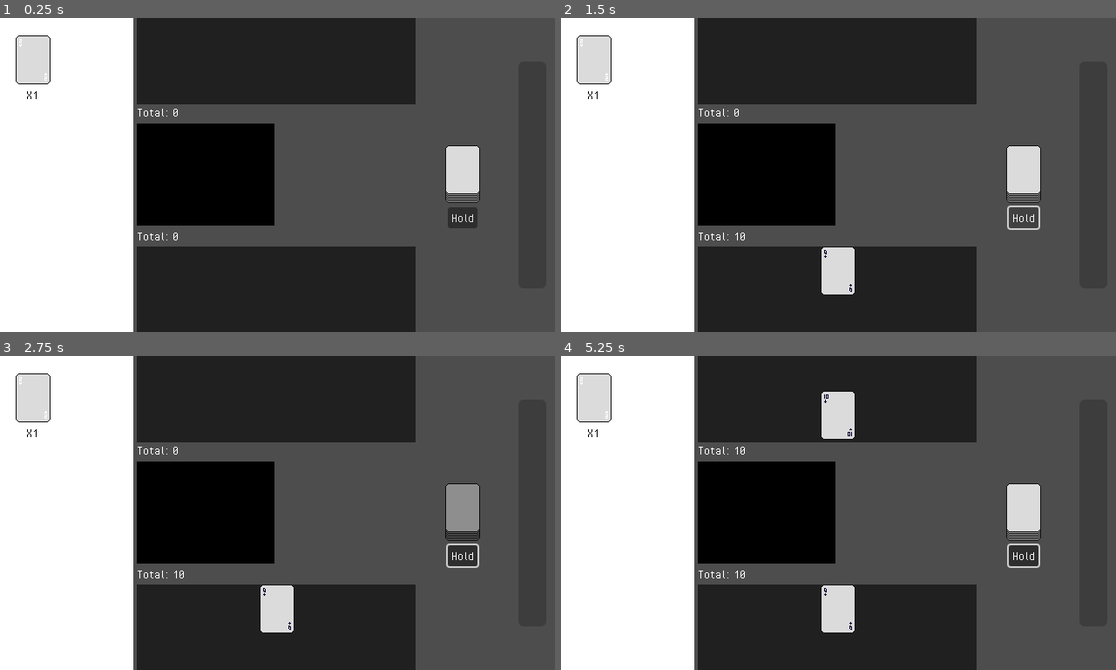
Above: before the commit, frames 1-4 (two rows, left to right).
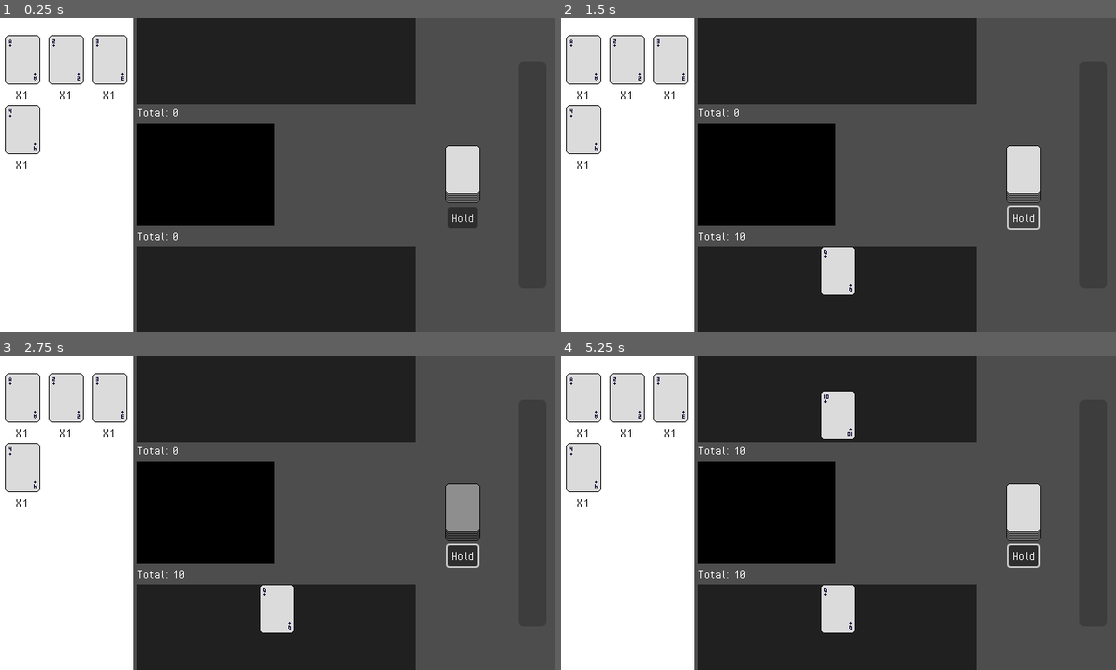
Above: after the commit, the same moments.

Repository: kytoaa/gmtk-project-2025
Game: Godot game, scene res://scenes/game_scene.tscn
Two runs of this game, one before a commit and one after it. Both use one fixed random seed, a clock stepped at 60 frames per second and the inputs below.
Inputs (mouse positions are in pixels of both pictures, inside the frame that each line leads up to):
- Up to frame 1 (0.25 s): no input
- Up to frame 2 (1.5 s): click (1021, 175) at 0.5 s; click "Hold" at 1.25 s
- Up to frame 3 (2.75 s): click (460, 513) at 2 s
- Up to frame 4 (5.25 s): click "Hold" at 2.75 s; click (1021, 513) at 3.5 s; click "Hold" at 4.25 s; tap Enter (ui_accept) at 5 s; move the mouse to (960, 497) at 5.02 s

The runs differ from the first frame. In frame 1, 3.6% of the frame differs, in the area x 0-23%, y 5-49%; in frame 2, 3.6%; in frame 3, 3.6%; in frame 4, 3.6%.
Error before the commit: Invalid call to function 'init' in base 'Control (card.gd)'. Expected 3 arguments. (res://entities/inventory/inventory_manager.gd:35)

Commit message:
drag and drop from inventory and fixed hand ace scoring bug

Diff:
--- a/entities/card/card.gd
+++ b/entities/card/card.gd
@@ -13,7 +13,7 @@
 
 var index: int
 
-func init(type: CardType, suit: CardSuit, index: int) -> void:
+func init(type: CardType, suit: CardSuit, index: int = 0) -> void:
 	self.index = index
 	number1.offset.x = 0
 	number1.region_rect.size.x = 3
--- a/entities/hand.gd
+++ b/entities/hand.gd
@@ -16,8 +16,7 @@
 		return len(self.cards) - 1
 
 	var _sum = self.base_sum
-
-	var hand_has_ace = (cards.find(Card.CardType.NUMBER_1) != -1)
+	var hand_has_ace = (cards.find_custom(func(card): return "type" in card and card.type == Card.CardType.NUMBER_1) != -1)
 	match card.type:
 		Card.CardType.NUMBER_11, Card.CardType.NUMBER_12, Card.CardType.NUMBER_13:
 			_sum += 10
@@ -28,8 +27,8 @@
 			_sum += int(card.type)
 	self.base_sum = _sum
 
-	var hand_has_eight = (cards.find(Card.CardType.NUMBER_8) != -1)
-
+	var hand_has_eight = (cards.find_custom(func(card): return "type" in card and card.type == Card.CardType.NUMBER_8) != -1)
+	print("has ace")
 	if hand_has_ace and !hand_has_eight:
 		_sum += 10
 
--- a/scenes/game_scene.gd
+++ b/scenes/game_scene.gd
@@ -18,6 +18,8 @@
 var player_turn: bool = true
 
 func _ready() -> void:
+	$UI/SegmentSplitter/VBoxContainer2/PlayerCards/MarginContainer/ColorRect.on_drop_card.connect(move_card_from_inventory_to_player_hand)
+	$UI/SegmentSplitter/RightSide/VBoxContainer/Deck/Sprite2D/Button.on_drop_card.connect(move_card_from_inventory_to_deck)
 	SignalBus.go_to_shop.connect(go_to_shop_cleanup)
 
 	self.init()
@@ -144,7 +146,6 @@
 func move_card_from_inventory_to_player_hand(card) -> void:
 	if not "suit" in card:
 		return
-	GameData.inventory.remove_item(card)
 	self.add_card_to_hand(player_hand, player_hand_display, card)
 
 	player_hand_total.text = "Total: " + str(player_hand.sum)
@@ -159,7 +160,6 @@
 func move_card_from_inventory_to_deck(card) -> void:
 	if not "suit" in card:
 		return
-	GameData.inventory.remove_item(card)
 	GameData.deck.add_card(card)
 
 func go_to_shop_cleanup() -> void:
--- a/scenes/game_scene.tscn
+++ b/scenes/game_scene.tscn
@@ -6,6 +6,7 @@
 [ext_resource type="Texture2D" uid="uid://cdn55de6hqtk7" path="res://ui/deck.png" id="3_ycayy"]
 [ext_resource type="Script" uid="uid://dnbx7h2pg6kxd" path="res://entities/pot/pot.gd" id="4_y3j0m"]
 [ext_resource type="Script" uid="uid://cpa5ldy8gdk3a" path="res://scenes/card_container_drop.gd" id="5_rurhu"]
+[ext_resource type="Script" uid="uid://dyy6snk0rau5x" path="res://ui/deck_drop.gd" id="7_kk2rg"]
 
 [sub_resource type="StyleBoxEmpty" id="StyleBoxEmpty_ycayy"]
 
@@ -165,6 +166,7 @@
 theme_override_styles/hover = SubResource("StyleBoxFlat_ycayy")
 theme_override_styles/pressed = SubResource("StyleBoxFlat_kk2rg")
 theme_override_styles/normal = SubResource("StyleBoxEmpty_b5spy")
+script = ExtResource("7_kk2rg")
 
 [node name="Button" type="Button" parent="UI/SegmentSplitter/RightSide/VBoxContainer/Deck"]
 layout_mode = 0
--- /dev/null
+++ b/ui/deck_drop.gd
@@ -0,0 +1,17 @@
+extends Button
+
+signal on_drop_card(Variant)
+
+func _can_drop_data(at_position: Vector2, data: Variant) -> bool:
+	return data[1].itemtype == InventoryItem.ItemType.Card or data[1].itemtype == InventoryItem.ItemType.MokeponCard
+
+func _drop_data(at_position: Vector2, data: Variant) -> void:
+	var item
+	match data[1].itemtype:
+		InventoryItem.ItemType.Card:
+			item = Card.build(data[1].type, data[1].suit)
+			on_drop_card.emit(item)
+		InventoryItem.ItemType.MokeponCard:
+			item = MokeponCard.build(data[1].mokepon)
+			on_drop_card.emit(item)
+	data[0].remove_item(item)
Not shown: 1 places in scenes/game_scene.tscn that only renumber resources
Not shown, added: ui/deck_drop.gd.uid
